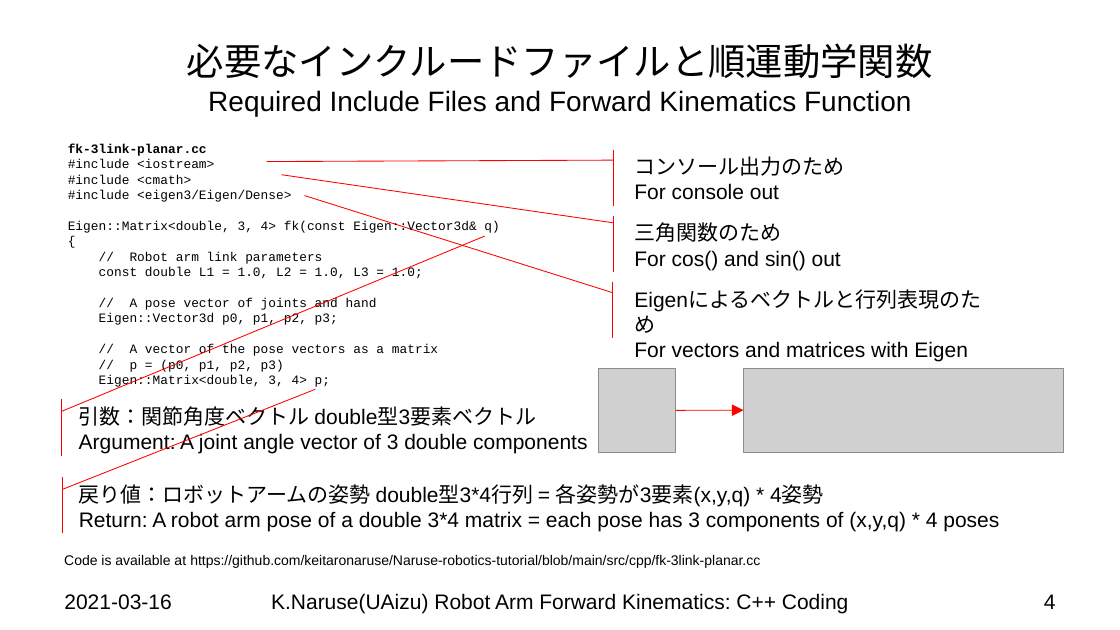
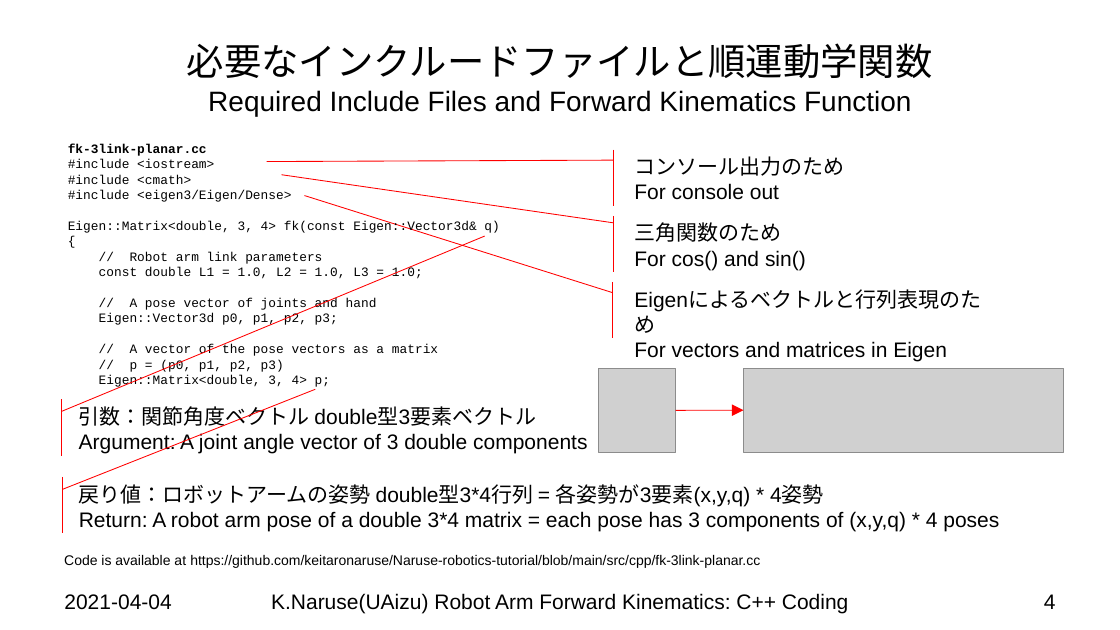
Before and after one commit to keitaronaruse/Naruse-robotics-tutorial, a slide deck: slide 4 of doc/slides/Robot-Arm-Forward-Kinematics-CPP-Code.pptx. Drawn at 1120x630 pixels with LibreOffice and Linux fonts; fonts in the diff are those of the drawing; grey boxes stand for pictures; background and template pictures are left out. Boxes give left, top, right and bottom in pixels: in the first picture for what was removed or moved away, otherwise in the second. Text is boxed around its words. In the diff, an @@ line names an element or a change of style, - is before the commit and + after.

```diff
--- a/doc/slides/Robot-Arm-Forward-Kinematics-CPP-Code.pptx
+++ b/doc/slides/Robot-Arm-Forward-Kinematics-CPP-Code.pptx
@@ text in accent callout at <box>634,250,806,270</box>: text changed @@
-For cos() and sin() out
+For cos() and sin()
@@ text in accent callout at <box>634,341,947,361</box>: text changed @@
-For vectors and matrices with Eigen
+For vectors and matrices in Eigen
@@ text at <box>64,594,171,610</box>: text changed @@
-2021-03-16
+2021-04-04
```
Also in this commit, not shown: 4 other slides changed, 3 other files.
